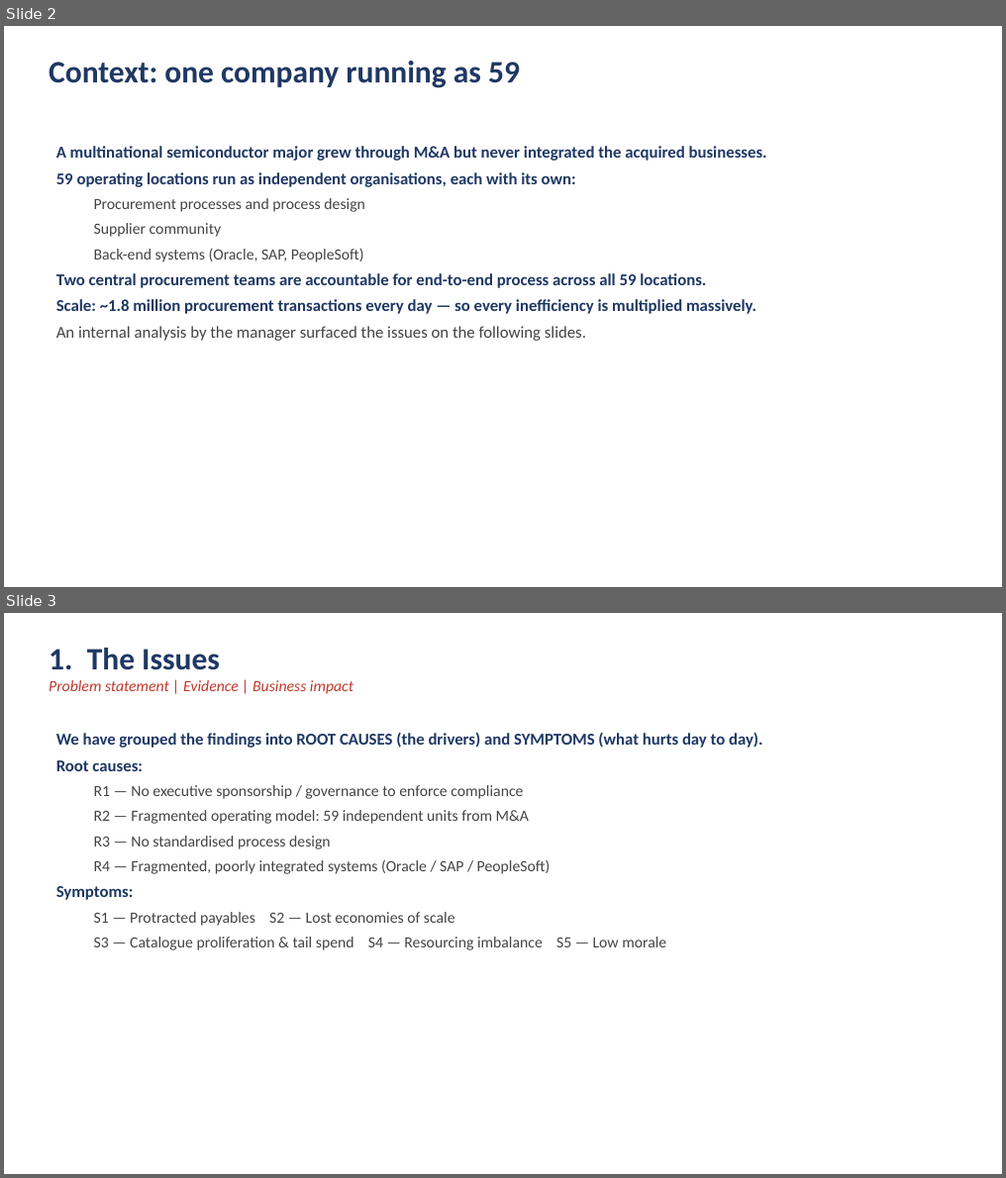
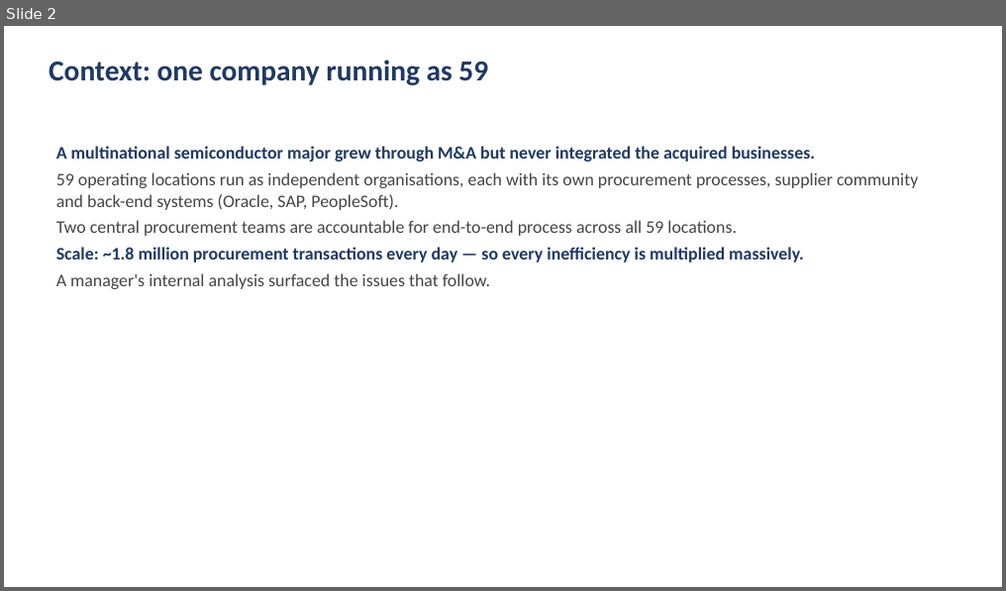
Before and after one commit to DAVIDEJI20/-irri-website, a slide deck: NextTech_Procurement_Analysis.pptx. Shown one above the other, each under a label of ours: slides 2 and 3 before the commit, slide 2 after it. The pictures are 1006x1178 and 1006x591 pixels, drawn with LibreOffice and Linux fonts; fonts in the diff are those of the drawing. Boxes give left, top, right and bottom in pixels: in the first picture for what was removed or moved away, otherwise in the second. Text is boxed around its words. In the diff, an @@ line names an element or a change of style, - is before the commit and + after.

```diff
--- a/NextTech_Procurement_Analysis.pptx
+++ b/NextTech_Procurement_Analysis.pptx
@@ slide 3 removed at (x1=4, y1=613, x2=1002, y2=1174), background #FFFFFF @@
@@ text removed at (x1=49, y1=648, x2=353, y2=694) @@
-1. The Issues
-Problem statement | Evidence | Business impact
@@ text removed at (x1=56, y1=732, x2=763, y2=951) @@
-We have grouped the findings into ROOT CAUSES (the drivers) and SYMPTOMS (what hurts day to day).
-Root causes:
-  R1 — No executive sponsorship / governance to enforce compliance
-  R2 — Fragmented operating model: 59 independent units from M&A
-  R3 — No standardised process design
-  R4 — Fragmented, poorly integrated systems (Oracle / SAP / PeopleSoft)
-Symptoms:
-  S1 — Protracted payables S2 — Lost economies of scale
-  S3 — Catalogue proliferation & tail spend S4 — Resourcing imbalance S5 — Low morale
@@ slide 2 changed as well @@
@@ text "Context: one company running as ..." at (x1=49, y1=60, x2=488, y2=85): size 30 to 28 pt @@
@@ text at (x1=56, y1=173, x2=918, y2=210): text changed; size 15 to 17 pt @@
-59 operating locations run as independent organisations, each with its own:
-  Procurement processes and process design
-  Supplier community
-  Back-end systems (Oracle, SAP, PeopleSoft)
+59 operating locations run as independent organisations, each with its own procurement processes, supplier community and back-end systems (Oracle, SAP, PeopleSoft).
@@ text at (x1=56, y1=146, x2=815, y2=263): size 16 to 17 pt in "A multinational semiconductor major grew through M&A ...", "Two central procurement teams are accountable for ...", "Scale: ~1.8 million procurement transactions every day ..."; text colour #1F3864 to #444444, bold off in "Two central procurement teams are accountable for ..."; less space between paragraphs @@
@@ text at (x1=56, y1=274, x2=490, y2=289): text changed; size 16 to 17 pt @@
-An internal analysis by the manager surfaced the issues on the following slides.
+A manager's internal analysis surfaced the issues that follow.
```
Also in this commit, not shown: 9 other slides changed, 2 slides added, 5 other slides removed, 1 other file.
